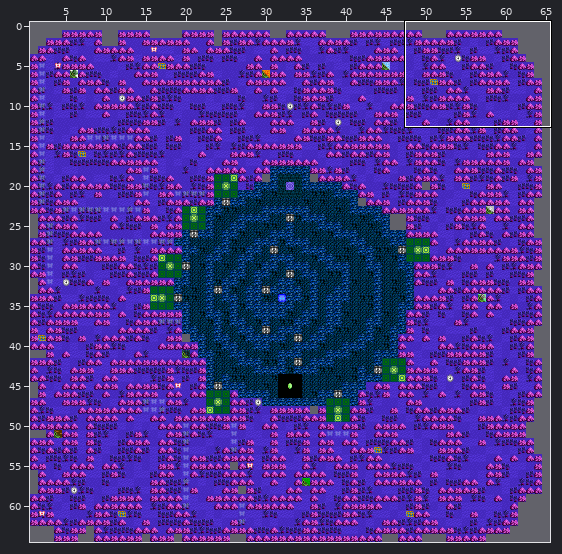
A Tiled map gets an edit: Maps/Map_ButterflyGarden.tmx. Above: a wide view before the commit, with the close-up outlined.
Close-up. Before the commit:
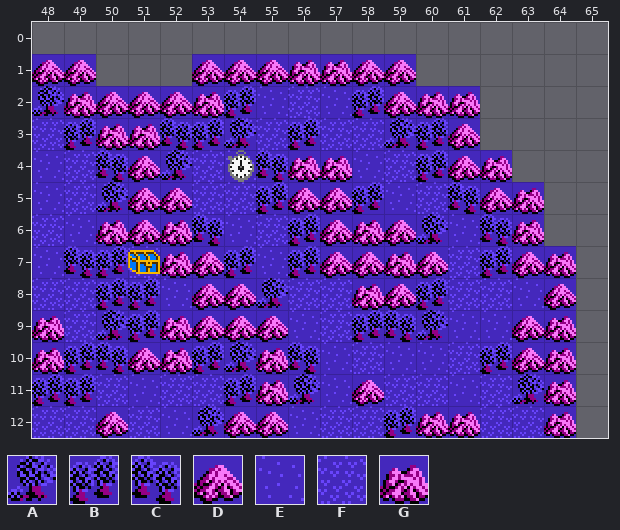
Cells are 16x16 px. Shown: x 48..65, y 0..12. The commit also changed other parts of the map, which this record leaves out.
Key: from "ButterflyGarden": A 0, B 1, C 2, D 3, E 8, F 9, G 11.
_ is an empty cell.
Layers that did not change in this view are not listed.
Layer "Floor" before, first column x 48:
 0 __________________
 1 DD___DDDGGDD______
 2 AGDDDGBEFEBDGG____
 3 FBGGCBAFBFFABD____
 4 EFCDAFECGGEFBDG___
 5 EFADDFFBDDBEFCDG__
 6 FEGDGCEFBDGDAECG__
 7 ECBFGDBEBDDGDFBDG_
 8 FFBBEDDAFFGDBFFED_
 9 GFABGDDDEFBCAEEDG_
10 GBCDGBAGCEFEEFBDG_
11 BBFEFFBGAEDFFEFAG_
12 FFDFEADDEFFBGGFFG_
The result:
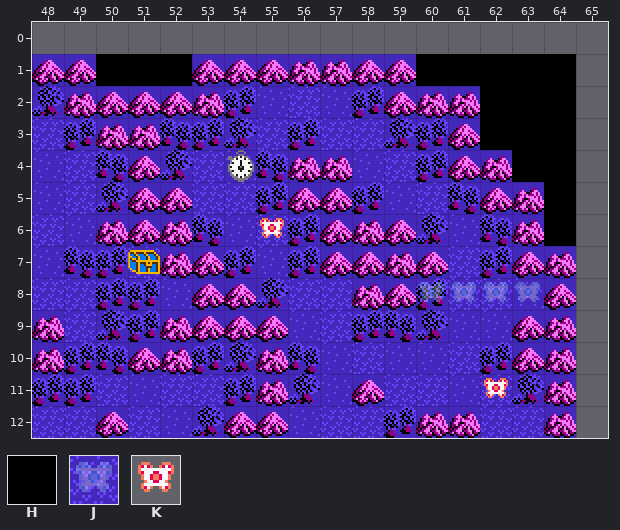
Further tiles: from "ButterflyGarden": H 56; from "enemies": J 8, K 35.
See-through tiles are keyed as they look on the map.
Difference:
Layer "Floor":
There is now tile H in row 1 at x 50 to 52 and 60 to 64; in rows 2 to 3 at x 62 to 64; in row 4 at x 63 to 64; in rows 5 to 6 at x 64.
Layer "Enemies":
There is now tile K in row 6 at x 55; in row 11 at x 62.
Layer "Fairy paths":
There is now tile J in row 8 at x 60 to 63.
Where, in picture pixels (left, top, right, bottom), the same in both close-ups:
added: (96, 54, 192, 86)
added: (416, 54, 576, 246)
added: (260, 218, 284, 238)
added: (420, 282, 540, 302)
added: (484, 378, 508, 398)
